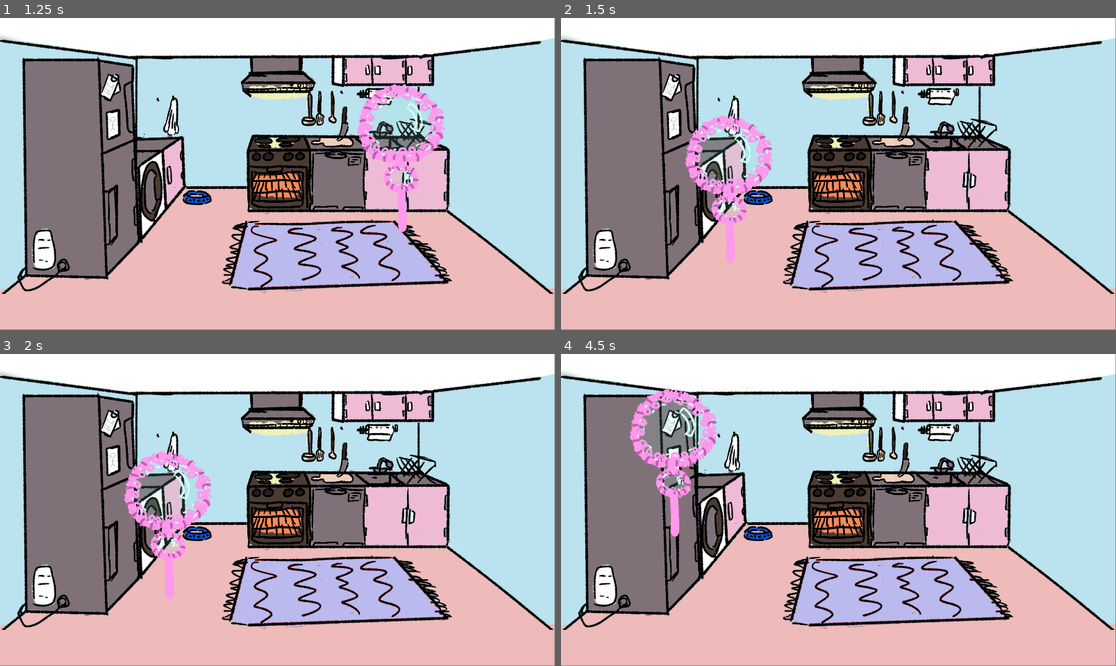
Above: before the commit, frames 1-4 (two rows, left to right).
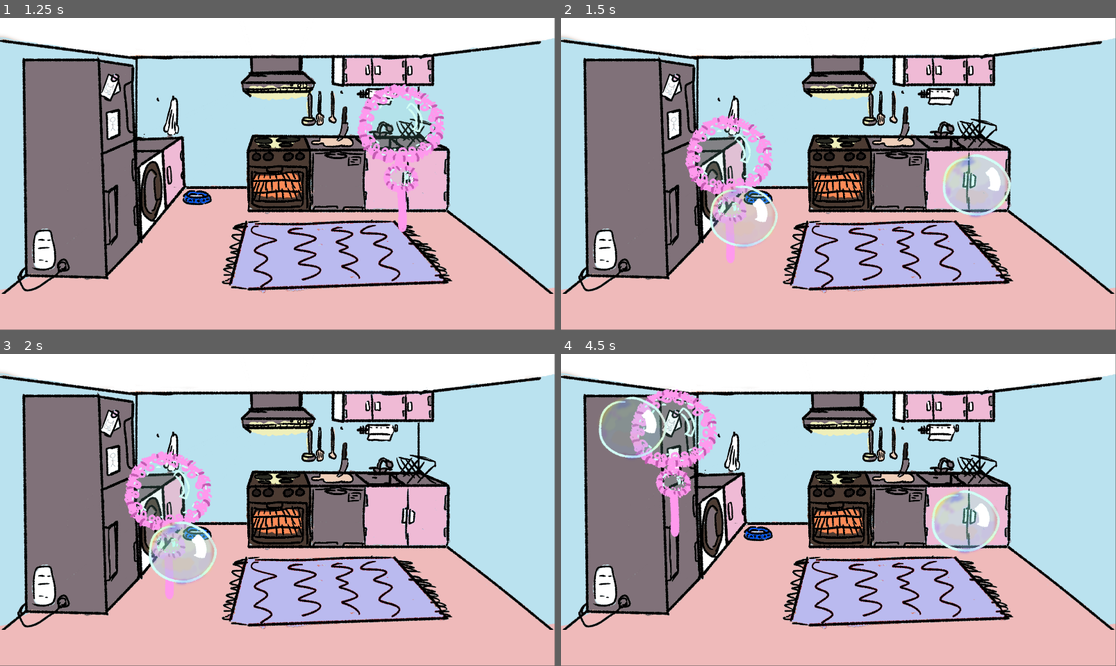
Above: after the commit, the same moments.

Repository: LuckyDiamond2/GGJ2025-Snack-attack-Bubble-Trouble
Game: Godot game, scene res://scripts/main.tscn
The game is run twice, just before and just after one commit, with the same random seed, the same clock (stepped at 60 frames per second) and the same inputs.
Inputs (mouse positions are in pixels of both pictures, inside the frame that each line leads up to):
- Up to frame 1 (1.25 s): tap Enter at 0.5 s; move the mouse to (399, 158) at 0.52 s; click (399, 158) at 0.67 s
- Up to frame 2 (1.5 s): tap Space at 1.25 s; move the mouse to (727, 189) at 1.27 s; click (727, 189) at 1.42 s
- Up to frame 3 (2 s): no input
- Up to frame 4 (4.5 s): tap Enter at 2, 3.5 s; move the mouse to (894, 441) at 2.02 s; click (894, 441) at 2.17 s; tap Space at 2.75, 4.25 s; move the mouse to (810, 572) at 2.77 s; click (810, 572) at 2.92 s; move the mouse to (1005, 556) at 3.52 s; click (1005, 556) at 3.67 s; move the mouse to (672, 463) at 4.27 s; click (672, 463) at 4.42 s

Frame 1 is identical in both runs. In frame 2, 2.8% of the frame differs, in the area x 26-82%, y 43-74%; in frame 3, 1.9%; in frame 4, 3.5%, in the area x 6-80%, y 13-64%.

Commit message:
spawn bubble on click and remove bubble after 1s

Diff:
--- a/scenes/t_bubble_wand.gd
+++ b/scenes/t_bubble_wand.gd
@@ -1,11 +1,13 @@
 extends Sprite2D
 
+var cleanupTimer: BubbleCleanupTimer
 
 # Called when the node enters the scene tree for the first time.
 func _ready() -> void:
 	print("bubble wand loaded")
 
-
+	cleanupTimer = get_parent().get_node("BubbleCleanupTimer")
+	assert(cleanupTimer != null)
 
 # Called every frame. 'delta' is the elapsed time since the previous frame.
 func _process(delta: float) -> void:
@@ -14,14 +16,19 @@
 func _input(event):
 	# Mouse in viewport coordinates.
 	if event is InputEventMouseMotion:
-		print("Mouse Motion at: ", event.position)
+		#print("Mouse Motion at: ", event.position)
 		#transform.x = int(event.position.x)
 		#transform.y = int(event.position.y)
 		set_position(event.position)
 
 	elif event is InputEventMouseButton:
-		print("shoot")
+		var bubble = Sprite2D.new()
+		bubble.offset = Vector2(-512, -512)
+		bubble.position = event.position
+		bubble.texture = load("res://assets/bubble/T_Bubble2.png")
+		add_child(bubble)
 
+		cleanupTimer.add_cleanup_timer(bubble)
 
 
 	# Print the size of the viewport.
--- /dev/null
+++ b/scripts/bubble_cleanup_timer.gd
@@ -0,0 +1,17 @@
+class_name BubbleCleanupTimer extends Node
+
+# Called when the node enters the scene tree for the first time.
+func _ready() -> void:
+	pass # Replace with function body.
+
+# Called every frame. 'delta' is the elapsed time since the previous frame.
+func _process(delta: float) -> void:
+	pass
+
+func add_cleanup_timer(node: Node):
+	var timer = CleanupTimer.new_timer(node)
+	node.add_child(timer)
+	timer.start()
+
+func _on_timer_timeout() -> void:
+	pass
--- /dev/null
+++ b/scripts/cleanup_timer.gd
@@ -0,0 +1,18 @@
+class_name CleanupTimer extends Timer
+
+var node: Node
+
+static func new_timer(node: Node):
+	var timer = CleanupTimer.new()
+	timer.setup()
+	timer.node = node
+	return timer
+
+func setup():
+	one_shot = true
+	wait_time = 1.0
+	connect("timeout", _on_timer_timeout)
+
+func _on_timer_timeout() -> void:
+	queue_free()
+	node.queue_free()
--- a/scripts/main.tscn
+++ b/scripts/main.tscn
@@ -1,10 +1,14 @@
 [gd_scene load_steps=4 format=3 uid="uid://djh03gny11peh"]
 
 [ext_resource type="Texture2D" uid="uid://crpjmfrbw6y2t" path="res://assets/background/T_Kitchen.png" id="1_1ed0d"]
+[ext_resource type="Script" path="res://scripts/bubble_cleanup_timer.gd" id="1_fnyj8"]
 [ext_resource type="PackedScene" uid="uid://ogqduk7e3hfc" path="res://scenes/t_bubble_wand.tscn" id="2_403un"]
 [ext_resource type="AudioStream" uid="uid://bjltd6r1vgwej" path="res://assets/background/CatTypeBeat.mp3" id="2_bk3e2"]
 
 [node name="Node" type="Node"]
+
+[node name="BubbleCleanupTimer" type="Node" parent="."]
+script = ExtResource("1_fnyj8")
 
 [node name="background" type="TextureRect" parent="."]
 offset_right = 40.0
@@ -21,3 +25,5 @@
 [node name="TBubbleWand" parent="." instance=ExtResource("2_403un")]
 auto_translate_mode = 2
 position = Vector2(974, 947)
+
+[node name="Bubbles" type="Node" parent="."]
Binary file added: assets/bubble/T_Bubble2.png
